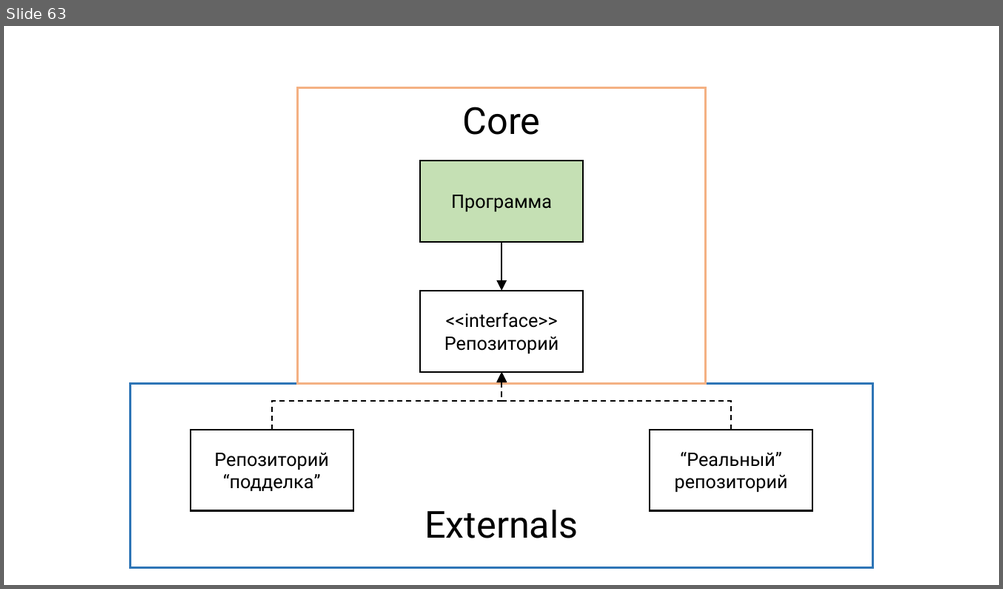
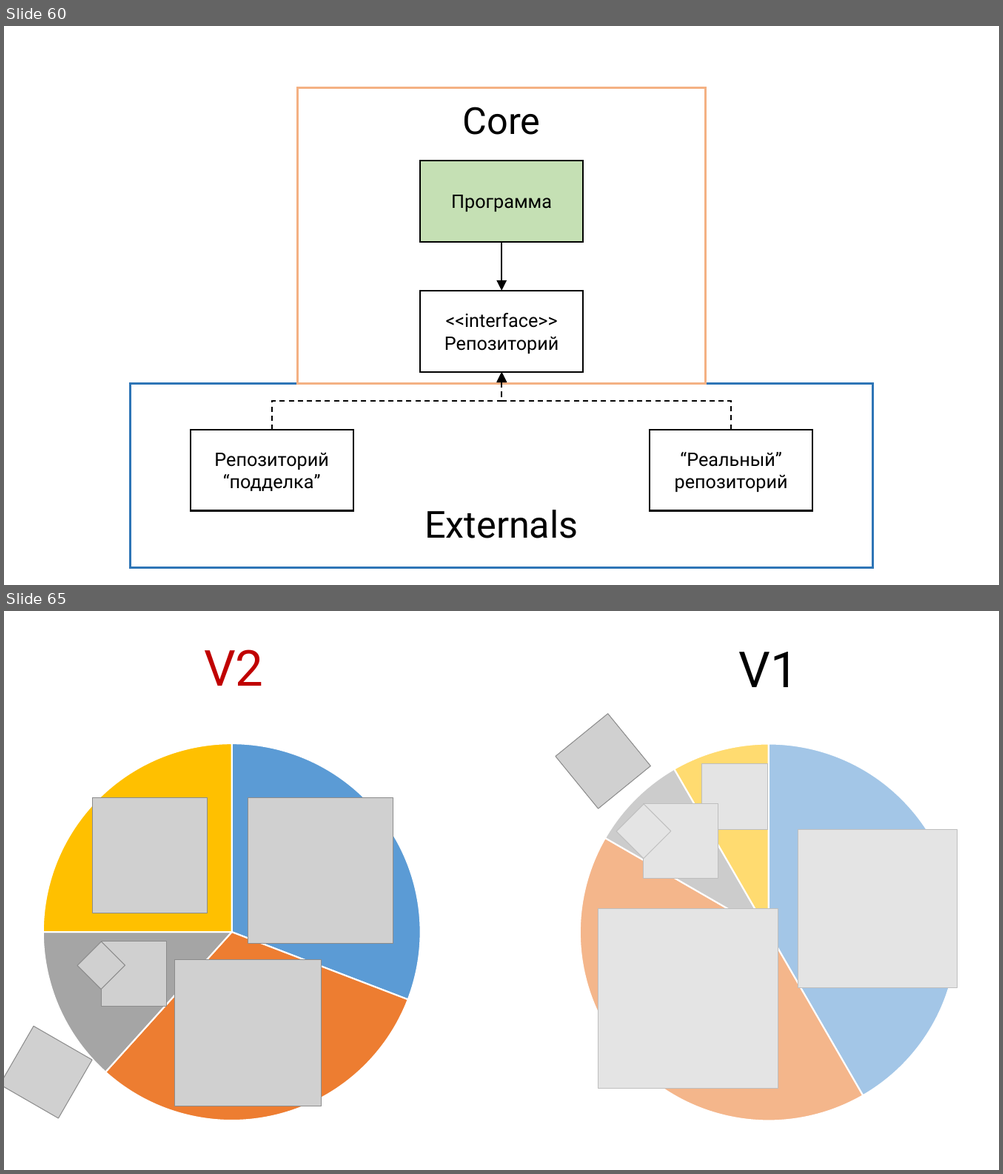
Before and after one commit to rkhaimov/brain-gym, a slide deck: Презентация.pptx. Shown one above the other, each under a label of ours: slide 63 before the commit, slides 60 and 65 after it; the slides between them are not shown. The pictures are 1003x589 and 1003x1174 pixels, drawn with LibreOffice and Linux fonts; fonts in the diff are those of the drawing; grey boxes stand for pictures. Boxes give left, top, right and bottom in pixels: in the first picture for what was removed or moved away, otherwise in the second. Text is boxed around its words. In the diff, an @@ line names an element or a change of style, - is before the commit and + after.

```diff
--- a/Презентация.pptx
+++ b/Презентация.pptx
@@ slide 65 added at (4,611,999,1170), background #FFFFFF @@
@@ text added at (204,649,263,686), 48 pt, text #C00000 @@
+V2
@@ text added at (738,652,797,687), 48 pt, text #000000 @@
+V1
@@ picture added at (555,714,651,809) @@
@@ rectangle added at (555,729,976,1157), fill #FFFFFF at 44% opacity @@
@@ group added at (469,733,999,1132): 5 pictures, 1 pie chart @@
+categories: 1, 2, 3, 4
+Series 1: 42, 42, 8, 8
@@ group added at (4,733,530,1132): 5 pictures, 1 pie chart @@
+categories: 1, 2, 3, 4
+Series 1: 31, 31, 13, 25
@@ picture added at (4,1026,93,1119) @@
@@ what was slide 63 is now slide 60 @@
```
Also in this commit, not shown: 6 slides changed, 32 other slides added, 2 slides removed, 2 other files.
